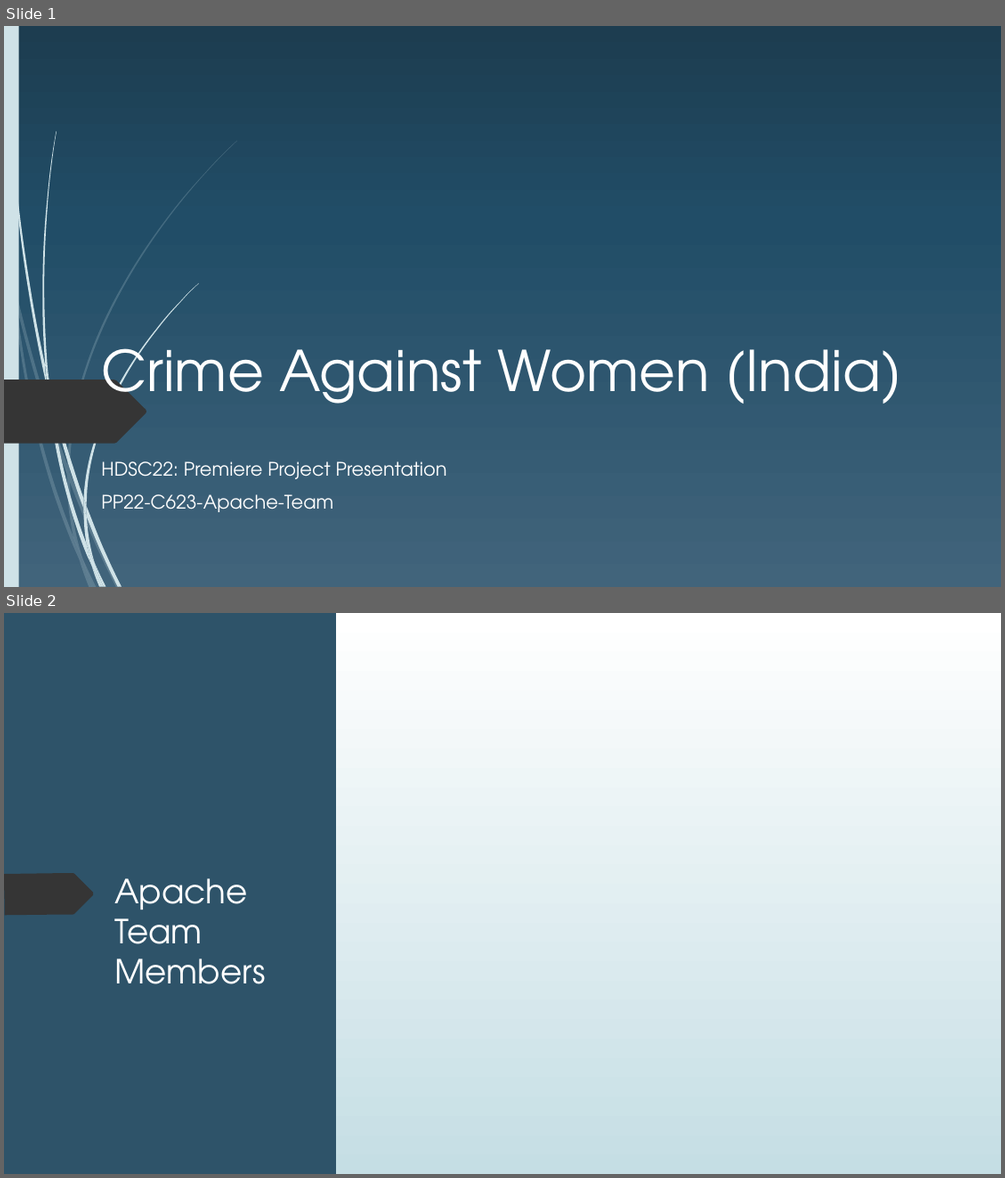
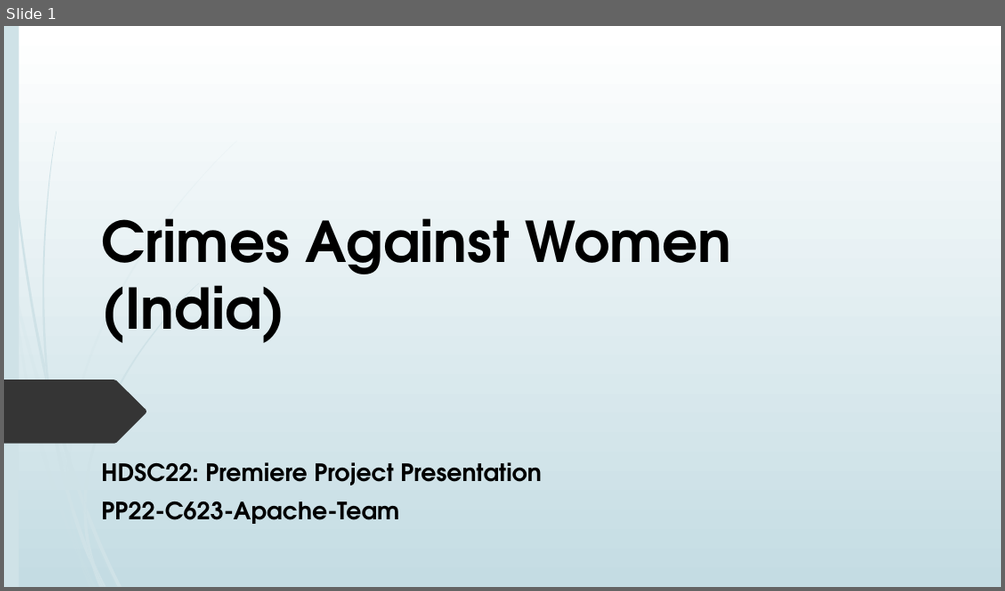
Before and after one commit to apacheteam/Crime-Against-Women-PP22-C623-APACHE-TEAM, a slide deck: PPT.pptx. Shown one above the other, each under a label of ours: slides 1 and 2 before the commit, slide 1 after it. The pictures are 1005x1178 and 1005x591 pixels, drawn with LibreOffice and Linux fonts; fonts in the diff are those of the drawing. Boxes give left, top, right and bottom in pixels: in the first picture for what was removed or moved away, otherwise in the second. Text is boxed around its words. In the diff, an @@ line names an element or a change of style, - is before the commit and + after.

```diff
--- a/PPT.pptx
+++ b/PPT.pptx
@@ slide 2 removed at (4,613,1001,1174), background gradient #FFFFFF to #C5DEE5 @@
@@ rectangle removed at (4,613,19,1174) @@
@@ rectangle removed at (4,613,336,1174) @@
@@ rectangle removed at (396,613,1001,1174) @@
@@ freeform shape removed at (4,672,134,713) @@
@@ freeform shape removed at (4,873,94,915) @@
@@ title removed at (114,878,265,984) @@
-Apache Team Members
@@ group removed at (4,824,120,1174): 5 freeform shapes @@
@@ group removed at (7,613,121,1174): 5 freeform shapes @@
@@ slide 1 changed as well @@
@@ background gradient #42647C to #224D67 to #1D3D51 to gradient #FFFFFF to #C4DCE3 @@
@@ title at (101,218,732,343): text changed; text colour #FFFFFF to #000000; bold on @@
-Crime Against Women (India)
+Crimes Against Women (India)
@@ subtitle "HDSC22: Premiere Project Presentation" at (101,462,542,524): size 18 to 23 pt, text colour #FFFFFF to #000000, bold on; less space between paragraphs @@
```
Also in this commit, not shown: 4 other slides changed, 10 slides added, 8 other slides removed, 4 other files.
